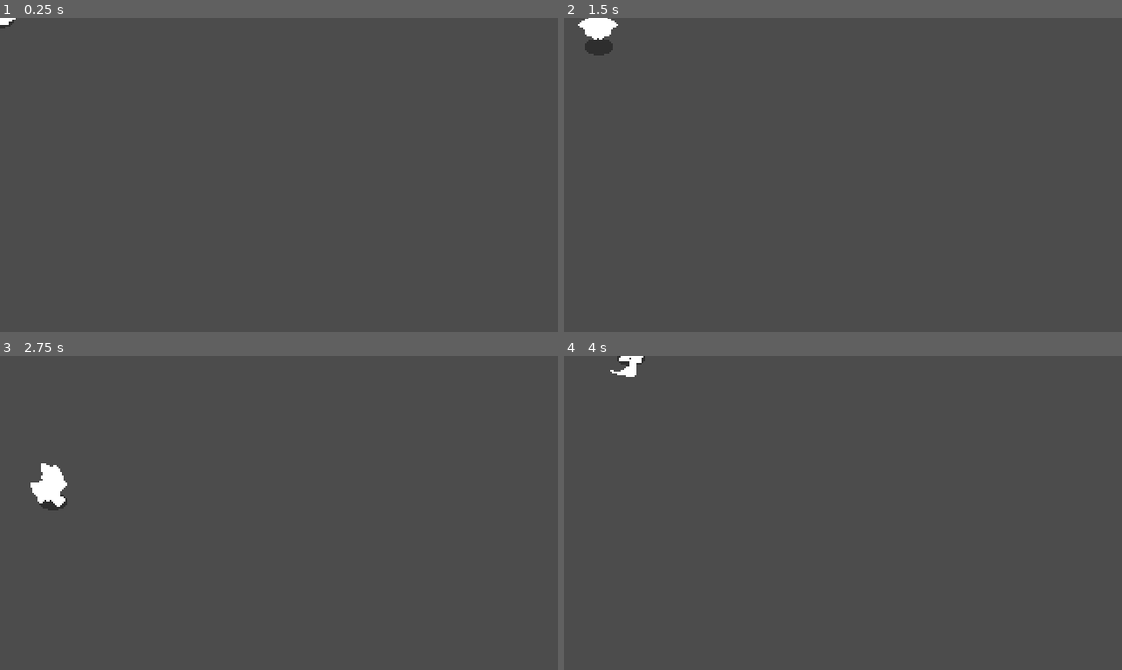
Above: before the commit, frames 1-4 (two rows, left to right).
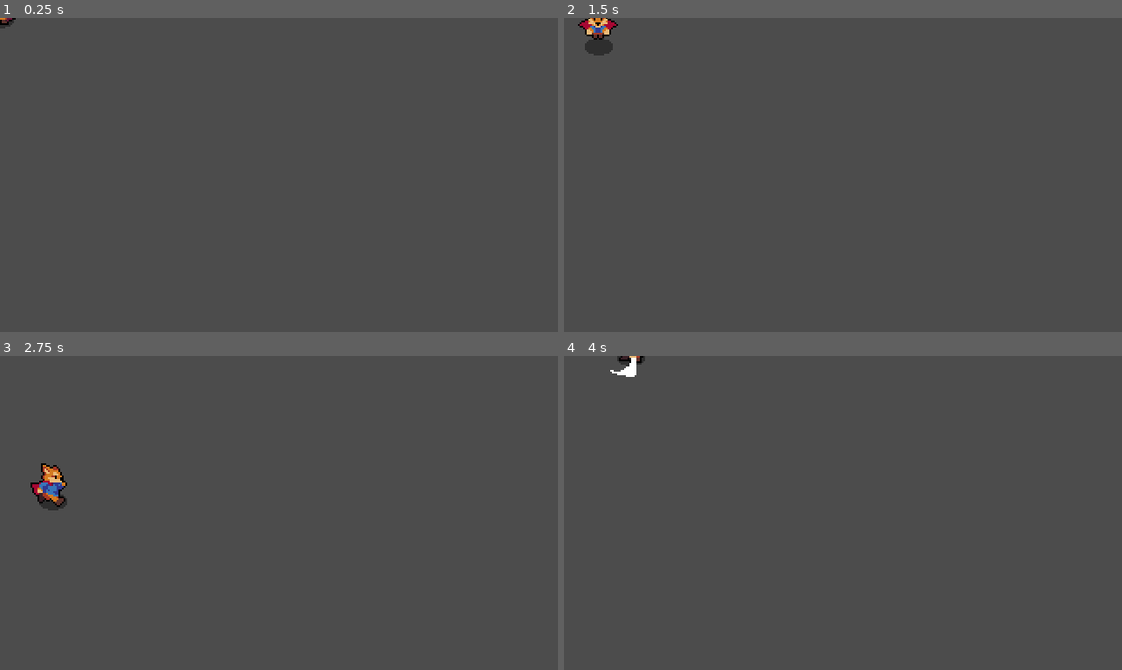
Above: after the commit, the same moments.

Repository: mai-soup/2DActionRpgGodot
Game: Godot game, scene res://Player/Player.tscn
The game is run twice, just before and just after one commit, with the same random seed, the same clock (stepped at 60 frames per second) and the same inputs. This scene is started directly instead of the project's main scene.
Inputs:
- Up to frame 1 (0.25 s): no input
- Up to frame 2 (1.5 s): tap Enter at 0.5 s; hold D (move_right) 0.53-1.28 s; tap Space (attack) at 0.6 s; hold S (move_down) from 1.28 s (still down); tap Shift (roll) at 1.35 s
- Up to frame 3 (2.75 s): release S (move_down) at 2.03 s; hold D (move_right) from 2.03 s (still down); tap Space (attack) at 2.1 s
- Up to frame 4 (4 s): release D (move_right) at 2.78 s; hold W (move_up) 2.78-3.53 s; tap Shift (roll) at 2.85 s; hold A (move_left) from 3.53 s (still down); tap Space (attack) at 3.6 s

The runs differ from the first frame. In frame 1, less than 0.1% of the frame differs, in the area x 0-3%, y 0-3%; in frame 2, 0.3%; in frame 3, 0.6%, in the area x 5-13%, y 34-49%; in frame 4, less than 0.1%.

Commit message:
fix several hitboxes being able to attack a hurtbox at once

Diff:
--- a/Hurtboxes + Hitboxes/Hurtbox.gd
+++ b/Hurtboxes + Hitboxes/Hurtbox.gd
@@ -5,6 +5,7 @@
 
 const HitEffect: = preload("res://Effects/HitEffect.tscn")
 onready var timer: = $Timer
+onready var collShape: = $CollisionShape2D
 
 var is_invincible: = false setget set_invincible
 
@@ -27,7 +28,7 @@
 	emit_signal("invincibility_ended")
 
 func _on_Hurtbox_invincibility_started() -> void:
-	set_deferred("monitorable", false)
+	collShape.set_deferred("disabled", true)
 
 func _on_Hurtbox_invincibility_ended() -> void:
-	set_deferred("monitorable", true)
+	collShape.set_deferred("disabled", false)
--- a/Player/Player.tscn
+++ b/Player/Player.tscn
@@ -12,7 +12,7 @@
 
 [sub_resource type="ShaderMaterial" id=49]
 shader = ExtResource( 9 )
-shader_param/is_active = true
+shader_param/is_active = false
 
 [sub_resource type="CapsuleShape2D" id=1]
 radius = 4.0
@@ -762,21 +762,6 @@
 [sub_resource type="CapsuleShape2D" id=48]
 radius = 5.0
 height = 4.0
-
-[sub_resource type="Animation" id=52]
-length = 0.001
-tracks/0/type = "value"
-tracks/0/path = NodePath("Sprite:material:shader_param/is_active")
-tracks/0/interp = 1
-tracks/0/loop_wrap = true
-tracks/0/imported = false
-tracks/0/enabled = true
-tracks/0/keys = {
-"times": PoolRealArray( 0 ),
-"transitions": PoolRealArray( 1 ),
-"update": 0,
-"values": [ true ]
-}
 
 [sub_resource type="Animation" id=50]
 resource_name = "Start"
@@ -883,7 +868,6 @@
 volume_db = -10.706
 
 [node name="BlinkAnimPlayer" type="AnimationPlayer" parent="."]
-anims/RESET = SubResource( 52 )
 anims/Start = SubResource( 50 )
 anims/Stop = SubResource( 51 )
 
Not shown: 1 places in Player/Player.tscn that only renumber resources
